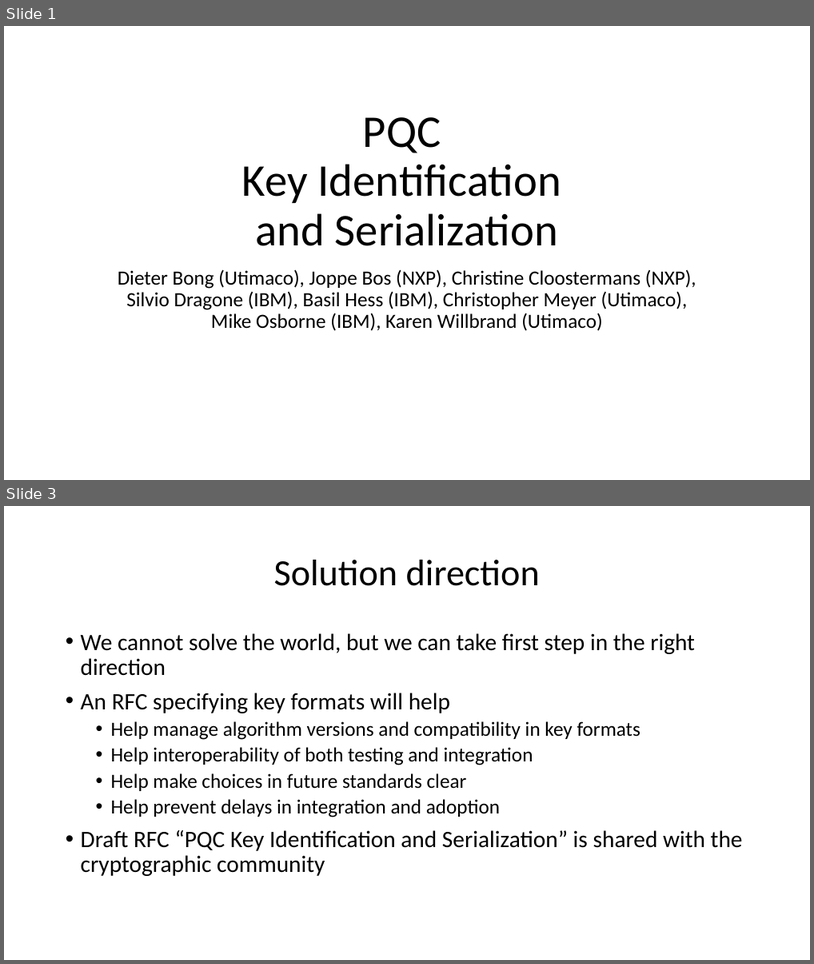
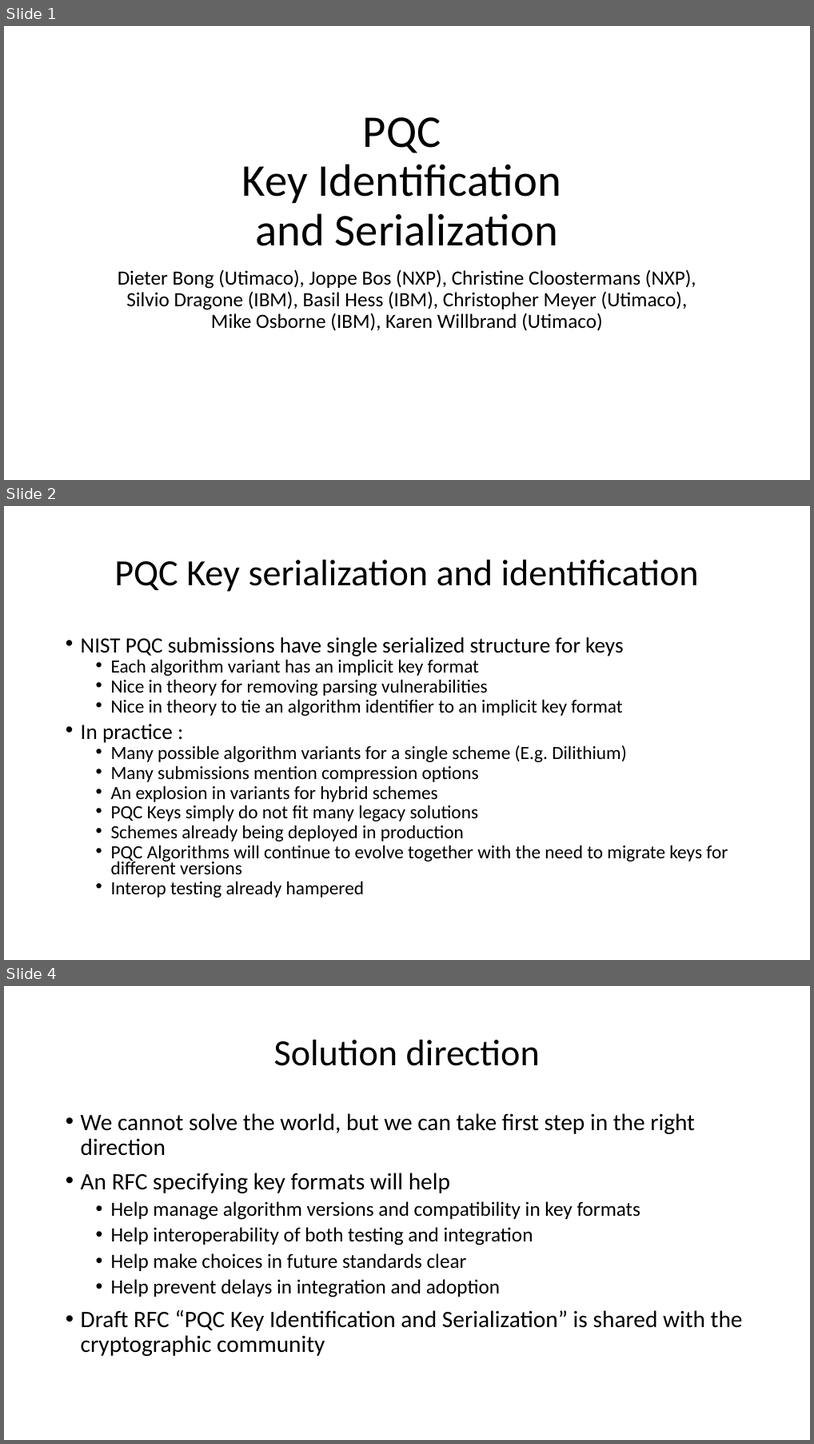
Before and after one commit to Quantum-Safe-Collaboration/qsc-key-rfc, a slide deck: presentations/IETF_lamps.pptx. Shown one above the other, each under a label of ours: slides 1 and 3 before the commit, slides 1, 2 and 4 after it; the slides between them are not shown. The pictures are 814x964 and 814x1444 pixels, drawn with LibreOffice and Linux fonts; fonts in the diff are those of the drawing. Boxes give left, top, right and bottom in pixels: in the first picture for what was removed or moved away, otherwise in the second. Text is boxed around its words. In the diff, an @@ line names an element or a change of style, - is before the commit and + after.

```diff
--- a/presentations/IETF_lamps.pptx
+++ b/presentations/IETF_lamps.pptx
@@ slide 2 added at <box>4,506,810,960</box>, background #FFFFFF @@
@@ title added at <box>114,560,699,592</box>, 44 pt, text #000000 @@
+PQC Key serialization and identification
@@ text added at <box>81,637,728,897</box>, 22.2 pt, text #000000 @@
+• NIST PQC submissions have single serialized structure for keys
+  • Each algorithm variant has an implicit key format
+  • Nice in theory for removing parsing vulnerabilities
+  • Nice in theory to tie an algorithm identifier to an implicit key format
+• In practice :
+  • Many possible algorithm variants for a single scheme (E.g. Dilithium)
+  • Many submissions mention compression options
+  • An explosion in variants for hybrid schemes
+  • PQC Keys simply do not fit many legacy solutions
+  • Schemes already being deployed in production
+  • PQC Algorithms will continue to evolve together with the need to migrate keys for different versions
+  • Interop testing already hampered
@@ what was slide 3 is now slide 4 @@
```
Also in this commit, not shown: 1 slide changed.
